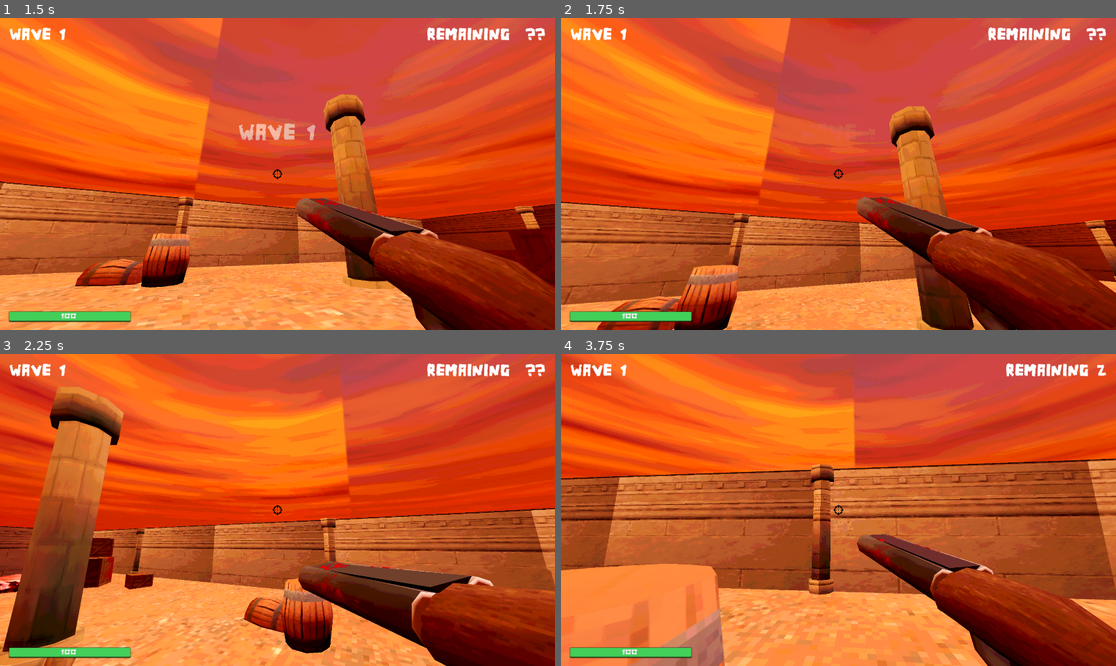
Above: before the commit, frames 1-4 (two rows, left to right).
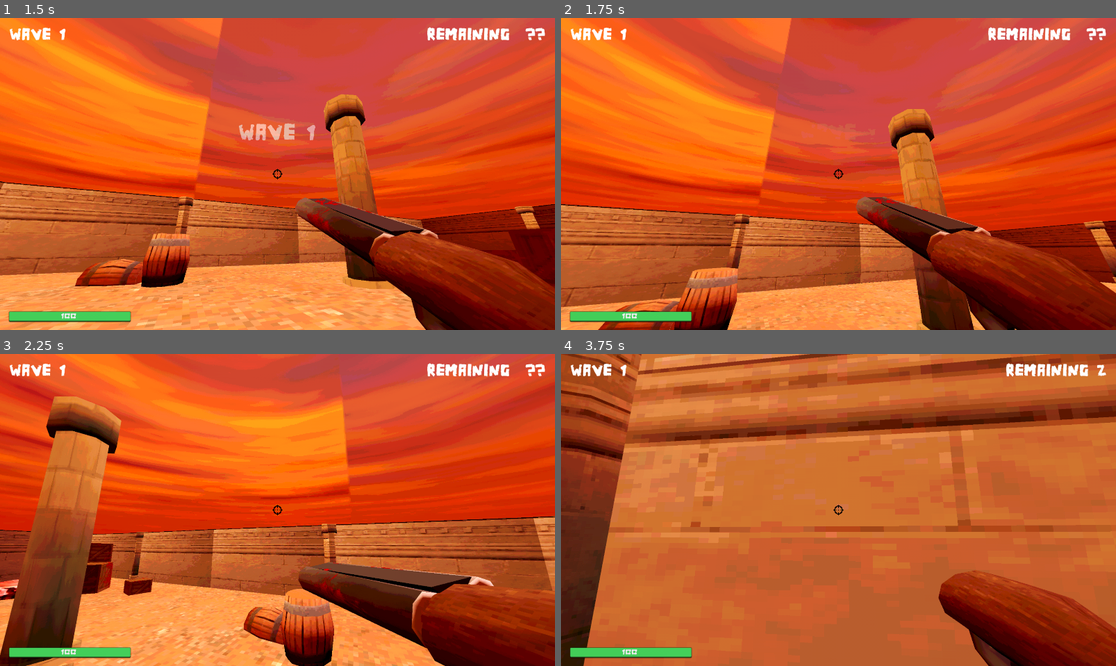
Above: after the commit, the same moments.

Repository: dalton-f/bloodsport
Game: Godot game, scene res://Entities/UI/MainMenu/MainMenu.tscn
Two runs of this game, one before a commit and one after it. Both use one fixed random seed, a clock stepped at 60 frames per second and the inputs below.
Inputs (mouse positions are in pixels of both pictures, inside the frame that each line leads up to):
- Up to frame 1 (1.5 s): click "PLAY" at 0.5 s; move the mouse to (305, 174) at 1.27 s; hold W (up) from 1.28 s (still down); hold Ctrl (crouch) from 1.28 s (still down)
- Up to frame 2 (1.75 s): keep holding W (up); keep holding Ctrl (crouch); tap Space (jump) at 1.52 s
- Up to frame 3 (2.25 s): keep holding W (up); move the mouse to (249, 510) at 2.02 s; release Ctrl (crouch) at 2.03 s; click (249, 510) at 2.1 s
- Up to frame 4 (3.75 s): keep holding W (up); tap Space (jump) at 2.27 s; move the mouse to (849, 503) at 2.77 s; hold Shift (sprint) 2.78-3.53 s; move the mouse to (832, 516) at 3.52 s; tap Ctrl (crouch) at 3.6 s

Frame 1 is identical in both runs. In frame 2, 6.9% of the frame differs, in the area x 0-100%, y 28-100%; in frame 3, 15%; in frame 4, 73%, in the area x 0-100%, y 0-100%.

Commit message:
Fix tween overrides

Diff:
--- a/Entities/Player/Player.gd
+++ b/Entities/Player/Player.gd
@@ -3,13 +3,14 @@
 var speed
 var speed_mult = 1
 var default_weapon_holder_position : Vector3
-var tween: Tween
+var health_tween: Tween
+var center_tween: Tween
 
 var active_effects = []
 
 const WALK_SPEED = 5.0
 const SPRINT_SPEED = 8.0
-const JUMP_VELOCITY = 4.8
+const JUMP_VELOCITY = 5.2
 const SENSITIVITY = 0.004
 const CROUCH_SPEED = 3.0
 const CROUCH_HEIGHT = 1.0
@@ -157,16 +158,16 @@
 	speed_mult = mult
 
 func show_wave_number(wave_index: int):
+	if center_tween and center_tween.is_running():
+		center_tween.kill()
+
 	center_label.text = "WAVE %d" % (wave_index + 1)
 	center_label.modulate.a = 0.0
 
-	if tween and tween.is_running():
-		tween.kill()
-
-	tween = create_tween()
-	tween.tween_property(center_label, "modulate:a", 1.0, 0.5)
-	tween.tween_interval(0.2)
-	tween.tween_property(center_label, "modulate:a", 0.0, 0.5)
+	center_tween = create_tween()
+	center_tween.tween_property(center_label, "modulate:a", 1.0, 0.5)
+	center_tween.tween_interval(0.2)
+	center_tween.tween_property(center_label, "modulate:a", 0.0, 0.5)
 
 	wave_display.text = "WAVE %d" % (wave_index + 1)
 
@@ -174,11 +175,11 @@
 	enemies_remaining_display.text = "REMAINING %d" % enemies
 
 func _update_health_bar(current_health):
-	if tween:
-		tween.kill()
-
-	tween = create_tween()
-	tween.tween_property(health_bar, "value", current_health, 0.5)
+	if health_tween and health_tween.is_running():
+		health_tween.kill()
+
+	health_tween = create_tween()
+	health_tween.tween_property(health_bar, "value", current_health, 0.5)
 
 func _handle_death():
 	health_bar.value = 0
@@ -191,13 +192,13 @@
 	center_label.text = "YOU DIED"
 	center_label.modulate.a = 0.0
 
-	if tween and tween.is_running():
-		tween.kill()
-
-	tween = create_tween()
-	tween.tween_property(center_label, "modulate:a", 1.0, 0.5)
-	tween.tween_interval(0.85)
-	tween.tween_property(center_label, "modulate:a", 0.0, 0.75)
+	if center_tween and center_tween.is_running():
+		center_tween.kill()
+
+	center_tween = create_tween()
+	center_tween.tween_property(center_label, "modulate:a", 1.0, 0.5)
+	center_tween.tween_interval(0.85)
+	center_tween.tween_property(center_label, "modulate:a", 0.0, 0.75)
 
 	camera._camera_shake(0.5, 0.05)
 
@@ -205,7 +206,7 @@
 	enemies_remaining_display.visible = false
 	health_bar.visible = false
 
-	await tween.finished
+	await center_tween.finished
 	_teleport_to_purgatory()
 
 func _teleport_to_purgatory():
@@ -223,13 +224,16 @@
 	center_label.text = "PICK AN EFFECT FOR YOUR NEXT RUN"
 	center_label.modulate.a = 0.0
 
-	if tween and tween.is_running():
-		tween.kill()
-
-	tween = create_tween()
-	tween.tween_property(center_label, "modulate:a", 1.0, 0.5)
-	tween.tween_interval(1)
-	tween.tween_property(center_label, "modulate:a", 0.0, 0.5)
+	if center_tween and center_tween.is_running():
+		center_tween.kill()
+
+	center_tween = create_tween()
+	center_tween.tween_property(center_label, "modulate:a", 1.0, 0.5)
+	center_tween.tween_interval(1)
+	center_tween.tween_property(center_label, "modulate:a", 0.0, 0.5)
 
 func _damage_effect(_amount):
 	camera._camera_shake(0.2, 0.02)
+
+func handle_win():
+	pass
